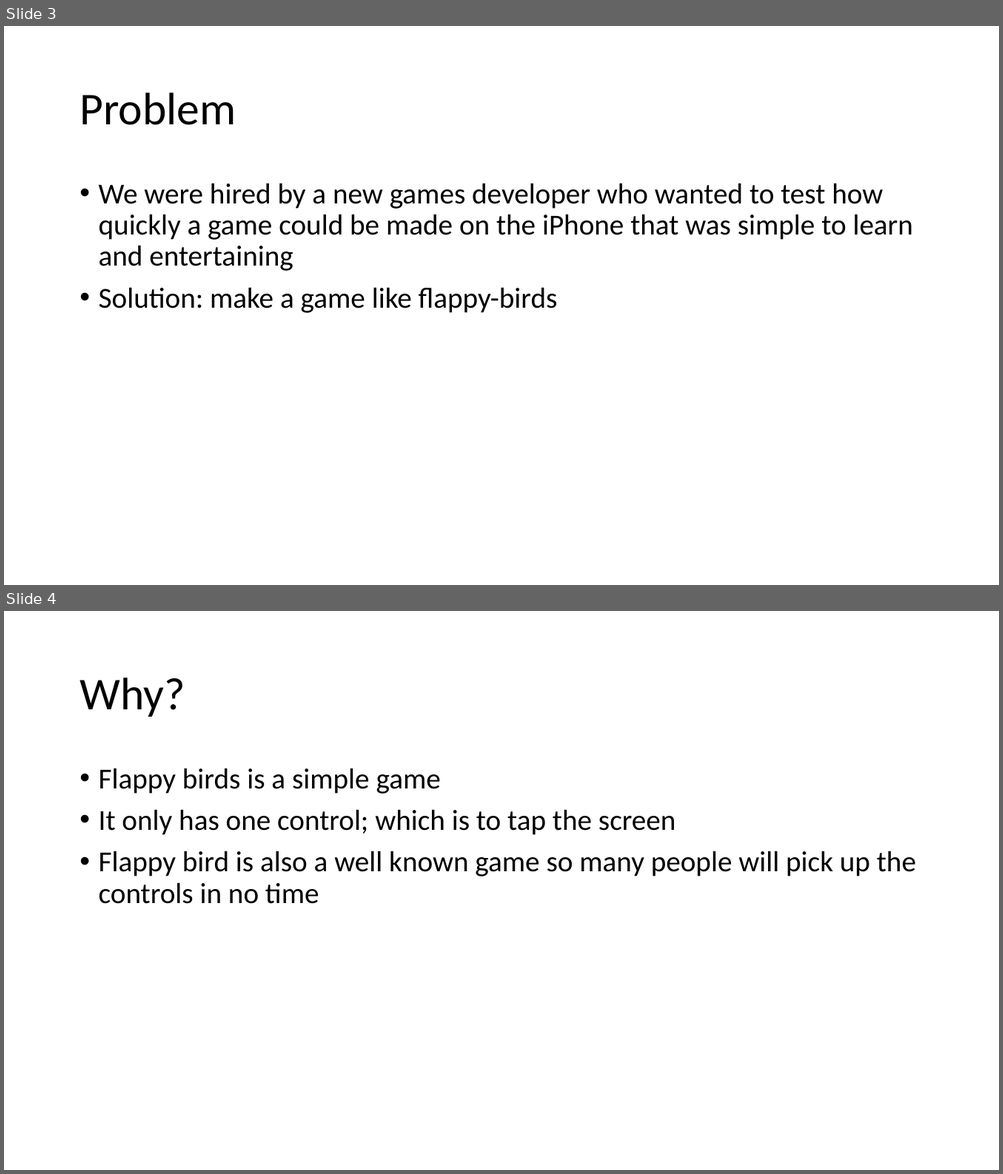
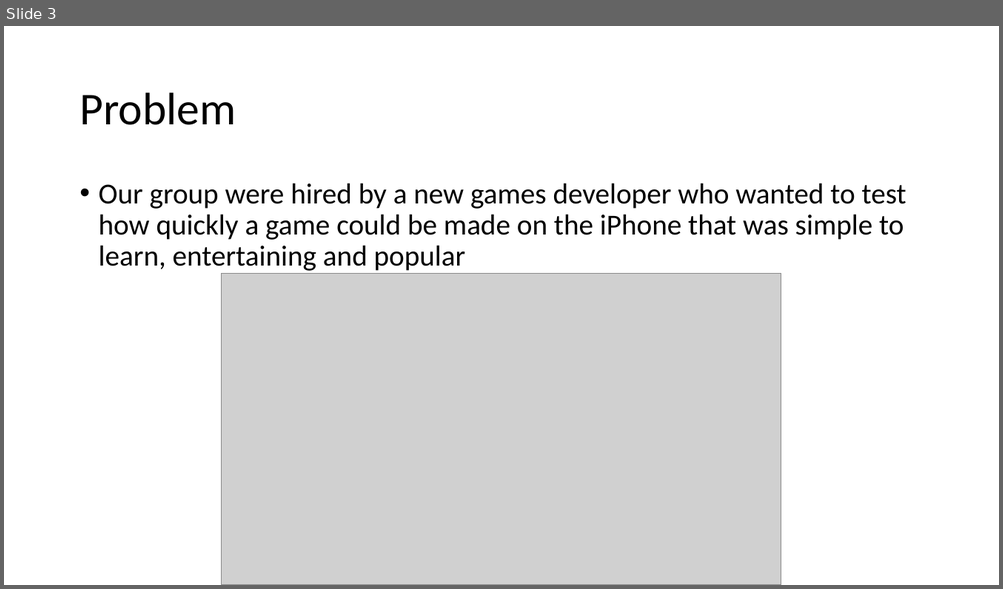
Before and after one commit to uts-ios-dev/project3-group-16, a slide deck: PresentationSlides.pptx. Shown one above the other, each under a label of ours: slides 3 and 4 before the commit, slide 3 after it. The pictures are 1003x1174 and 1003x589 pixels, drawn with LibreOffice and Linux fonts; fonts in the diff are those of the drawing; grey boxes stand for pictures. Boxes give left, top, right and bottom in pixels: in the first picture for what was removed or moved away, otherwise in the second. Text is boxed around its words. In the diff, an @@ line names an element or a change of style, - is before the commit and + after.

```diff
--- a/PresentationSlides.pptx
+++ b/PresentationSlides.pptx
@@ slide 4 removed at (4, 611, 999, 1170), background #FFFFFF @@
@@ title removed at (79, 678, 185, 717) @@
-Why?
@@ text removed at (99, 768, 916, 904) @@
-• Flappy birds is a simple game
-• It only has one control; which is to tap the screen
-• Flappy bird is also a well known game so many people will pick up the controls in no time
@@ slide 3 changed as well @@
@@ text at (99, 183, 906, 274): text changed @@
-• We were hired by a new games developer who wanted to test how quickly a game could be made on the iPhone that was simple to learn and entertaining
-• Solution: make a game like flappy-birds
+• Our group were hired by a new games developer who wanted to test how quickly a game could be made on the iPhone that was simple to learn, entertaining and popular
@@ picture added at (222, 273, 782, 585) @@
```
Also in this commit, not shown: 7 other slides changed, 2 slides added.
